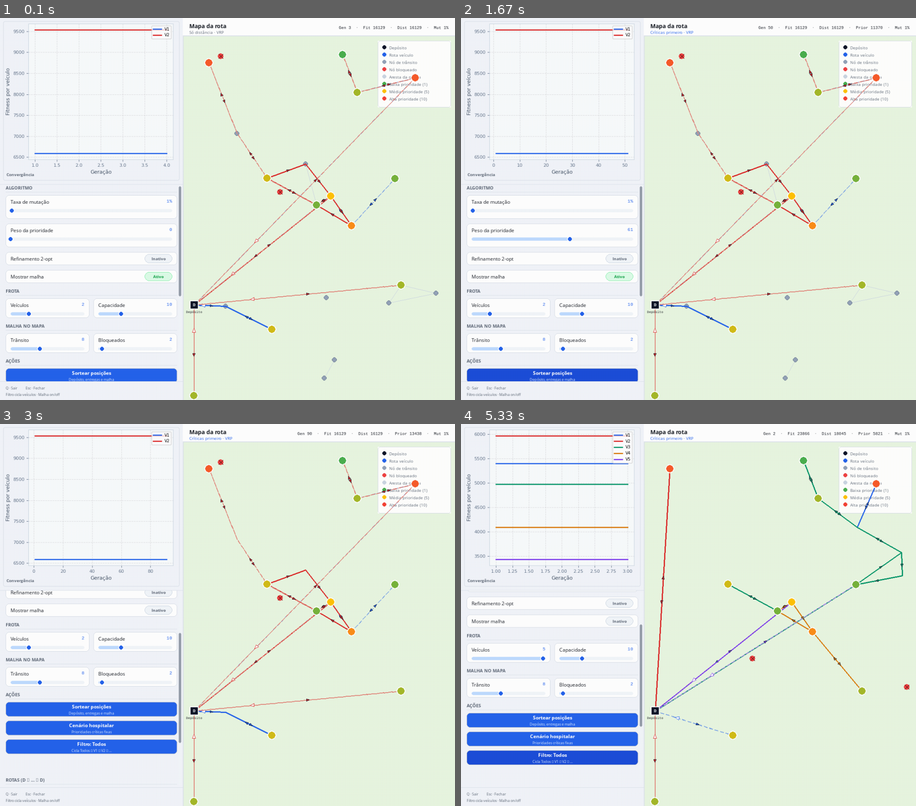
Above: before the commit, frames 1-4 (two rows, left to right).
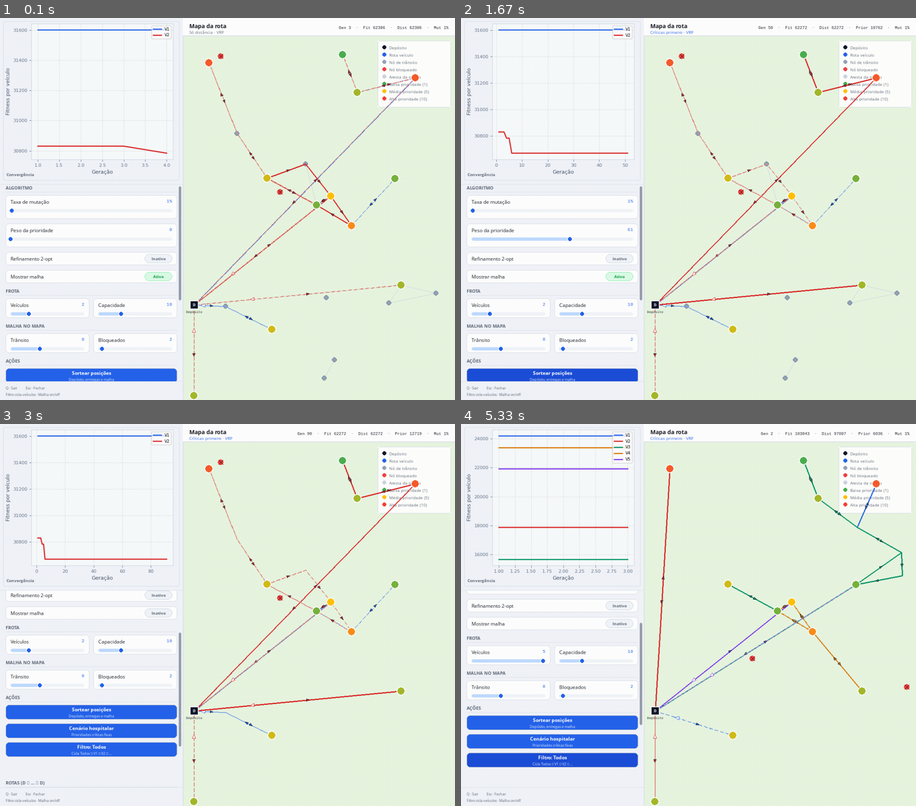
Above: after the commit, the same moments.

Repository: edvansanchoo/genetic_algorithm_tsp-main
Game: pygame game, started from main.py
The game is run twice, just before and just after one commit, with the same random seed, the same clock (stepped at 60 frames per second) and the same inputs.
Inputs (mouse positions are in pixels of both pictures, inside the frame that each line leads up to):
- Up to frame 1 (0.1 s): no input
- Up to frame 2 (1.67 s): click (688, 209) at 0.38 s; press the mouse at (552, 247) at 1.2 s; move the mouse to (693, 166) at 1.3 s; release the mouse at (838, 86) at 1.43 s; press the mouse at (552, 90) at 1.53 s; move the mouse to (570, 209) at 1.63 s
- Up to frame 3 (3 s): release the mouse at (127, 733) at 1.77 s; press the mouse at (177, 649) at 1.87 s; move the mouse to (282, 668) at 1.97 s; release the mouse at (386, 691) at 2.1 s; press the mouse at (91, 615) at 2.2 s; move the mouse to (182, 557) at 2.3 s; release the mouse at (277, 504) at 2.43 s; press the mouse at (91, 515) at 2.53 s; move the mouse to (150, 492) at 2.63 s; release the mouse at (204, 473) at 2.77 s; click (263, 710) at 2.88 s
- Up to frame 4 (5.33 s): press the mouse at (552, 634) at 3.2 s; move the mouse to (615, 561) at 3.3 s; release the mouse at (683, 492) at 3.43 s; press the mouse at (552, 653) at 3.53 s; move the mouse to (702, 580) at 3.63 s; release the mouse at (852, 508) at 3.77 s; press the mouse at (638, 687) at 3.87 s; move the mouse to (620, 584) at 3.97 s; release the mouse at (602, 481) at 4.1 s; press the mouse at (552, 496) at 4.2 s; move the mouse to (592, 527) at 4.3 s; release the mouse at (638, 561) at 4.43 s; press the mouse at (638, 649) at 4.53 s; move the mouse to (734, 664) at 4.63 s; release the mouse at (825, 683) at 4.77 s; press the mouse at (552, 496) at 4.87 s; move the mouse to (633, 572) at 4.97 s; release the mouse at (715, 645) at 5.1 s; click (542, 657) at 5.22 s

The runs differ from the first frame. In frame 1, 1.1% of the frame differs, in the area x 3-93%, y 1-98%; in frame 2, 1.4%; in frame 3, 5.1%, in the area x 1-93%, y 1-97%; in frame 4, 4.9%.

Commit message:
feat(vrp): hard-block trip edges on depot return
Track trip_edges per viagem; return tries forbidden path
first, then soft x20 fallback; settings wired through GA.

Co-authored-by: Cursor <cursoragent@cursor.com>

Diff:
--- a/traveling_salesman_problem/config/application_settings.py
+++ b/traveling_salesman_problem/config/application_settings.py
@@ -25,6 +25,7 @@
     maximum_mesh_nodes_per_type: int = 20
     connection_radius: float = 140.0
     edge_reuse_penalty: float = 1.75
+    return_fallback_penalty: float = 20.0
 
     initial_vehicle_count: int = 2
     maximum_vehicle_count: int = 5
--- a/traveling_salesman_problem/problem/vrp_decoder.py
+++ b/traveling_salesman_problem/problem/vrp_decoder.py
@@ -11,7 +11,12 @@
     delivery_segment_distance,
     delivery_segment_path,
 )
-from traveling_salesman_problem.problem.road_network import EdgeKey, canonical_edge
+from traveling_salesman_problem.problem.road_network import (
+    EdgeKey,
+    canonical_edge,
+    path_distance,
+    path_weighted_distance,
+)
 from traveling_salesman_problem.problem.vrp_models import (
     DEPOT_ID,
     Coordinate,
@@ -40,6 +45,48 @@
         priority_penalty=0.0,
         fitness=float("inf"),
     )
+
+
+def _edges_from_path(path: List[str]) -> Set[EdgeKey]:
+    edges: Set[EdgeKey] = set()
+    for index in range(len(path) - 1):
+        edges.add(canonical_edge(path[index], path[index + 1]))
+    return edges
+
+
+def _return_segment(
+    mesh: DeliveryMesh,
+    origin: Coordinate,
+    destination: Coordinate,
+    trip_edges: Set[EdgeKey],
+    return_fallback_penalty: float,
+) -> Optional[Tuple[float, List[str]]]:
+    path = delivery_segment_path(
+        mesh,
+        origin,
+        destination,
+        forbidden_edges=trip_edges,
+    )
+    if path:
+        cost = path_distance(mesh.network, path)
+        return cost, path
+
+    path = delivery_segment_path(
+        mesh,
+        origin,
+        destination,
+        used_edges=trip_edges,
+        reuse_penalty=return_fallback_penalty,
+    )
+    if not path:
+        return None
+    cost = path_weighted_distance(
+        mesh.network,
+        path,
+        trip_edges,
+        return_fallback_penalty,
+    )
+    return cost, path
 
 
 def decode_vehicle_permutation(
@@ -50,6 +97,7 @@
     capacity: int,
     priority_weight: float = 0.0,
     reuse_penalty: float = 1.75,
+    return_fallback_penalty: float = 20.0,
 ) -> DecodedVehiclePlan:
     if capacity < 1:
         return _invalid_plan()
@@ -74,8 +122,14 @@
     visit_order = 0
     priority_penalty = 0.0
     used_edges: Set[EdgeKey] = set()
-
-    def traverse(
+    trip_edges: Set[EdgeKey] = set()
+
+    def _record_path(path: List[str]) -> None:
+        path_edges = _edges_from_path(path)
+        used_edges.update(path_edges)
+        trip_edges.update(path_edges)
+
+    def traverse_non_return(
         from_coord: Coordinate,
         to_coord: Coordinate,
     ) -> Optional[Tuple[float, List[str]]]:
@@ -97,18 +151,24 @@
         )
         if cost == float("inf"):
             return None
-        for index in range(len(path) - 1):
-            used_edges.add(canonical_edge(path[index], path[index + 1]))
+        _record_path(path)
         return cost, path
 
     def close_trip_returning_to_depot() -> Optional[DecodedVehiclePlan]:
-        nonlocal current_stops, current_paths, current_distance, last_coordinate
-        result = traverse(last_coordinate, depot)
+        nonlocal current_stops, current_paths, current_distance, last_coordinate, trip_edges
+        result = _return_segment(
+            mesh,
+            last_coordinate,
+            depot,
+            trip_edges,
+            return_fallback_penalty,
+        )
         if result is None:
             return _invalid_plan()
         cost, path = result
         current_distance += cost
         current_paths.append(path)
+        used_edges.update(_edges_from_path(path))
         current_stops.append(
             TripStop(node_id=DEPOT_ID, quantity=0, coordinate=depot)
         )
@@ -125,6 +185,7 @@
         current_paths = []
         current_distance = 0.0
         last_coordinate = depot
+        trip_edges = set()
         return None
 
     for token in permutation:
@@ -145,7 +206,7 @@
         if delivery_coordinate is None:
             return _invalid_plan()
 
-        result = traverse(last_coordinate, delivery_coordinate)
+        result = traverse_non_return(last_coordinate, delivery_coordinate)
         if result is None:
             return _invalid_plan()
         cost, path = result
--- a/traveling_salesman_problem/simulation/simulation_state.py
+++ b/traveling_salesman_problem/simulation/simulation_state.py
@@ -225,6 +225,7 @@
                 capacity=capacity,
                 priority_weight=self.priority_weight if self.priority_weight_slider else 0.0,
                 reuse_penalty=settings.edge_reuse_penalty,
+                return_fallback_penalty=settings.return_fallback_penalty,
             )
 
         self.generation_counter = itertools.count(start=1)
@@ -456,6 +457,7 @@
                 mutation_probability=mutation_probability,
                 use_2opt=self.two_opt_toggle.is_active,
                 reuse_penalty=self.settings.edge_reuse_penalty,
+                return_fallback_penalty=self.settings.return_fallback_penalty,
             )
 
         generation_number = next(self.generation_counter)
--- a/traveling_salesman_problem/simulation/vehicle_genetic.py
+++ b/traveling_salesman_problem/simulation/vehicle_genetic.py
@@ -94,6 +94,7 @@
     capacity: int,
     priority_weight: float,
     reuse_penalty: float = 1.75,
+    return_fallback_penalty: float = 20.0,
 ) -> DecodedVehiclePlan:
     return decode_vehicle_permutation(
         tokens,
@@ -103,6 +104,7 @@
         capacity,
         priority_weight,
         reuse_penalty=reuse_penalty,
+        return_fallback_penalty=return_fallback_penalty,
     )
 
 
@@ -115,6 +117,7 @@
     capacity: int,
     priority_weight: float,
     reuse_penalty: float = 1.75,
+    return_fallback_penalty: float = 20.0,
 ) -> VehicleGeneticState:
     if not tokens:
         empty = VehicleGeneticState(
@@ -144,6 +147,7 @@
             capacity,
             priority_weight,
             reuse_penalty,
+            return_fallback_penalty,
         )
         ranked.append((plan.fitness, individual, plan))
     ranked.sort(key=lambda item: item[0])
@@ -171,6 +175,7 @@
     use_2opt: bool = False,
     n_elite: int = 2,
     reuse_penalty: float = 1.75,
+    return_fallback_penalty: float = 20.0,
 ) -> VehicleGeneticState:
     del use_2opt  # reserved; decoder-aware 2-opt deferred
     if not state.tokens:
@@ -187,6 +192,7 @@
             capacity,
             priority_weight,
             reuse_penalty,
+            return_fallback_penalty,
         )
         evaluated.append((plan.fitness, individual, plan))
     evaluated.sort(key=lambda item: item[0])
